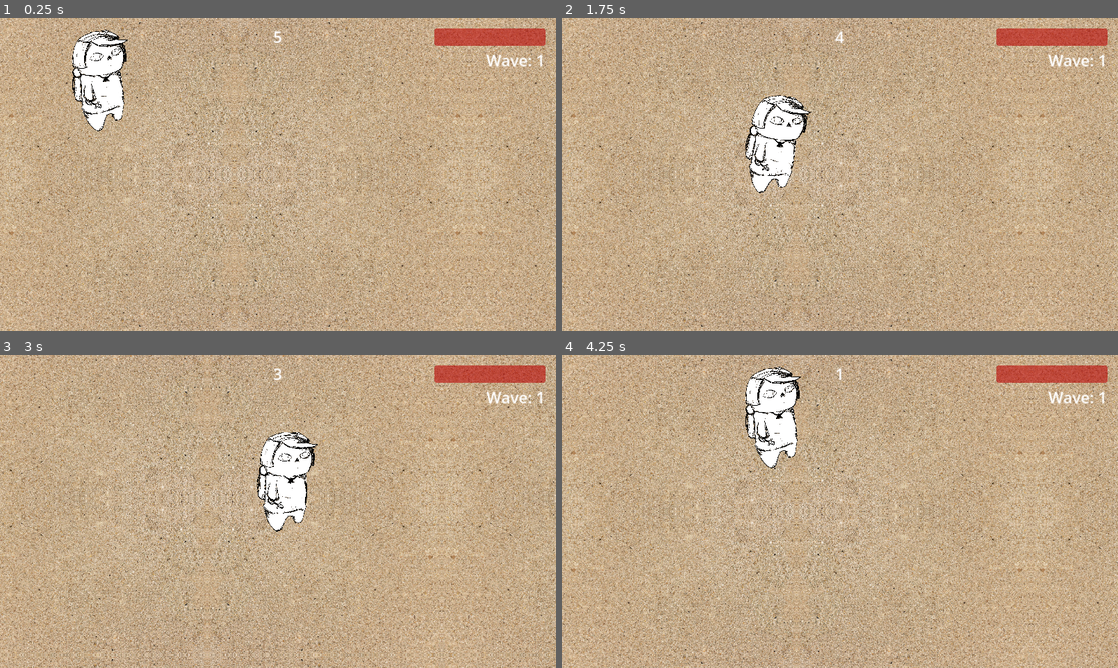
Above: before the commit, frames 1-4 (two rows, left to right).
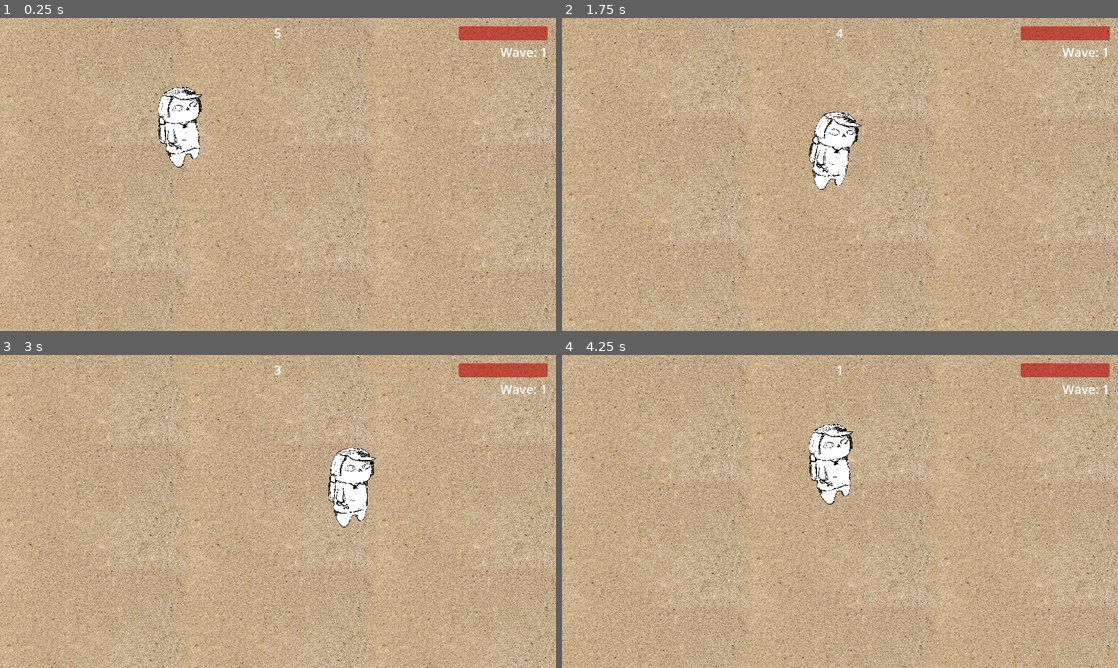
Above: after the commit, the same moments.

Repository: badzianga/johnnys-bazaar-adventure
Game: Godot game, scene res://Scenes/World/test_world.tscn
Same seed, same stepped clock (60 frames per second), same inputs: the game is played once before the commit and once after it.
Inputs:
- Up to frame 1 (0.25 s): no input
- Up to frame 2 (1.75 s): hold D (right) 0.53-1.28 s; tap Space (accept, bound only after the commit) at 0.6, 1.35 s; hold S (down) from 1.28 s (still down)
- Up to frame 3 (3 s): release S (down) at 2.03 s; hold D (right) 2.03-2.78 s; tap Space (accept, bound only after the commit) at 2.1, 2.85 s; hold W (up) from 2.78 s (still down)
- Up to frame 4 (4.25 s): release W (up) at 3.53 s; hold A (left) from 3.53 s (still down); tap Space (accept, bound only after the commit) at 3.6 s

The runs differ from the first frame. In frame 1, 51% of the frame differs, in the area x 0-100%, y 0-100%; in frame 2, 51%; in frame 3, 50%; in frame 4, 51%.

Commit message:
Changed window size, added dialogue system

Diff:
--- /dev/null
+++ b/Assets/Dialogs/test_dialog.json
@@ -0,0 +1,5 @@
+[
+	{"Name": "X", "Text": "Test dialog... just checking if everything works properly."},
+	{"Name": "X", "Text": "Seems it works. Nice!"},
+	{"Name": "X", "Text": "Also checking long phrases... Longer... Much longer... Still not long enough... Aaaaand.... This should be fine."},
+]
--- a/Scenes/Bazaar/bazaar.tscn
+++ b/Scenes/Bazaar/bazaar.tscn
@@ -44,10 +44,14 @@
 
 [node name="Button" type="Button" parent="."]
 visible = false
-offset_left = 1262.0
+anchors_preset = 1
+anchor_left = 1.0
+anchor_right = 1.0
+offset_left = -19.0
 offset_top = 30.0
-offset_right = 1274.0
+offset_right = -7.0
 offset_bottom = 42.0
+grow_horizontal = 0
 
 [connection signal="timeout" from="Timer" to="." method="_on_timer_timeout"]
 [connection signal="pressed" from="Button" to="." method="_on_button_pressed"]
--- /dev/null
+++ b/Scenes/DialogueSystem/dialogue_system.gd
@@ -0,0 +1,63 @@
+extends CanvasLayer
+
+
+@export_file("*.json") var _dialog_path: String
+@export var _text_speed := 0.025
+
+var _dialog: Array
+var _phrase_number := 0
+var _finished := false
+
+@onready var _name_label := $Box/NameLabel
+@onready var _text_label := $Box/TextLabel
+@onready var _indicator := $Box/Indicator
+@onready var _timer := $Timer
+
+
+func _ready() -> void:
+	$Timer.wait_time = _text_speed
+	_dialog = _get_dialog()
+	_next_phrase()
+
+
+func _process(_delta: float) -> void:
+	_indicator.visible = _finished
+	print(_finished)
+	if Input.is_action_just_pressed("accept"):
+		if _finished:
+			_next_phrase()
+		else:
+			_text_label.visible_characters = len(_text_label.text)
+
+
+func _get_dialog() -> Array:
+	var file := FileAccess.open(_dialog_path, FileAccess.READ)
+	var content := file.get_as_text()
+
+	var json: Array = JSON.parse_string(content)
+
+	if typeof(json) == TYPE_ARRAY:
+		return json
+	else:
+		return []
+
+
+func _next_phrase() -> void:
+	if _phrase_number >= len(_dialog):
+		queue_free()
+		return
+
+	_finished = false
+
+	_name_label.bbcode_text = _dialog[_phrase_number]["Name"]
+	_text_label.bbcode_text = _dialog[_phrase_number]["Text"]
+
+	_text_label.visible_characters = 0
+	while _text_label.visible_characters < len(_text_label.text):
+		_text_label.visible_characters += 1
+
+		_timer.start()
+		await _timer.timeout
+
+	_finished = true
+	_phrase_number += 1
--- /dev/null
+++ b/Scenes/DialogueSystem/dialogue_system.tscn
@@ -0,0 +1,99 @@
+[gd_scene load_steps=6 format=3 uid="uid://c2tkw3noycke4"]
+
+[ext_resource type="Script" path="res://Scenes/DialogueSystem/dialogue_system.gd" id="1_430ix"]
+[ext_resource type="Texture2D" uid="uid://wc7xyco7ccd2" path="res://Assets/Player/player.png" id="1_ceq13"]
+
+[sub_resource type="Animation" id="Animation_t7bfj"]
+resource_name = "move"
+length = 0.6
+loop_mode = 1
+tracks/0/type = "value"
+tracks/0/imported = false
+tracks/0/enabled = true
+tracks/0/path = NodePath(".:position")
+tracks/0/interp = 1
+tracks/0/loop_wrap = true
+tracks/0/keys = {
+"times": PackedFloat32Array(0, 0.3),
+"transitions": PackedFloat32Array(1, 1),
+"update": 0,
+"values": [Vector2(956, 140), Vector2(956, 160)]
+}
+
+[sub_resource type="Animation" id="Animation_pnfj1"]
+length = 0.001
+tracks/0/type = "value"
+tracks/0/imported = false
+tracks/0/enabled = true
+tracks/0/path = NodePath(".:position")
+tracks/0/interp = 1
+tracks/0/loop_wrap = true
+tracks/0/keys = {
+"times": PackedFloat32Array(0),
+"transitions": PackedFloat32Array(1),
+"update": 0,
+"values": [Vector2(956, 140)]
+}
+
+[sub_resource type="AnimationLibrary" id="AnimationLibrary_74lae"]
+_data = {
+"RESET": SubResource("Animation_pnfj1"),
+"move": SubResource("Animation_t7bfj")
+}
+
+[node name="DialogueSystem" type="CanvasLayer"]
+script = ExtResource("1_430ix")
+_dialog_path = "res://Assets/Dialogs/test_dialog.json"
+
+[node name="Portrait" type="TextureRect" parent="."]
+offset_left = 48.0
+offset_top = 184.0
+offset_right = 856.0
+offset_bottom = 1248.0
+texture = ExtResource("1_ceq13")
+expand_mode = 1
+flip_h = true
+
+[node name="Box" type="ColorRect" parent="."]
+anchors_preset = 12
+anchor_top = 1.0
+anchor_right = 1.0
+anchor_bottom = 1.0
+offset_left = 300.0
+offset_top = -250.0
+offset_right = -300.0
+offset_bottom = -50.0
+grow_horizontal = 2
+grow_vertical = 0
+color = Color(0.862745, 0.666667, 0.313726, 1)
+
+[node name="NameLabel" type="RichTextLabel" parent="Box"]
+layout_mode = 0
+offset_right = 996.0
+offset_bottom = 62.0
+theme_override_font_sizes/normal_font_size = 40
+bbcode_enabled = true
+text = "Name"
+
+[node name="TextLabel" type="RichTextLabel" parent="Box"]
+layout_mode = 0
+offset_left = 4.0
+offset_top = 62.0
+offset_right = 996.0
+offset_bottom = 198.0
+theme_override_font_sizes/normal_font_size = 32
+bbcode_enabled = true
+text = "Text"
+
+[node name="Indicator" type="Polygon2D" parent="Box"]
+position = Vector2(956, 140)
+polygon = PackedVector2Array(16, 0, -16, 0, 0, 16)
+
+[node name="AnimationPlayer" type="AnimationPlayer" parent="Box/Indicator"]
+autoplay = "move"
+libraries = {
+"": SubResource("AnimationLibrary_74lae")
+}
+
+[node name="Timer" type="Timer" parent="."]
+one_shot = true
--- a/Scenes/World/test_world.tscn
+++ b/Scenes/World/test_world.tscn
@@ -35,16 +35,17 @@
 shape = SubResource("WorldBoundaryShape2D_wbn7u")
 
 [node name="Sand" type="Sprite2D" parent="."]
-texture_repeat = 3
+texture_repeat = 2
 texture = ExtResource("1_bdb67")
 centered = false
 region_enabled = true
 region_rect = Rect2(0, 0, 1600, 1152)
 
 [node name="Player" parent="." instance=ExtResource("2_3cp8h")]
-position = Vector2(223, 214)
+position = Vector2(512, 384)
 
 [node name="PlayerCamera" parent="Player" instance=ExtResource("3_jiv1g")]
+texture_filter = 6
 
 [node name="BottomRight" parent="Player/PlayerCamera/Positions" index="1"]
 position = Vector2(1600, 1152)
--- a/project.godot
+++ b/project.godot
@@ -22,8 +22,8 @@
 
 [display]
 
-window/size/viewport_width=1280
-window/size/viewport_height=720
+window/size/viewport_width=1600
+window/size/viewport_height=900
 window/stretch/mode="canvas_items"
 
 [filesystem]
@@ -56,6 +56,13 @@
 , Object(InputEventKey,"resource_local_to_scene":false,"resource_name":"","device":-1,"window_id":0,"alt_pressed":false,"shift_pressed":false,"ctrl_pressed":false,"meta_pressed":false,"pressed":false,"keycode":0,"physical_keycode":4194322,"key_label":0,"unicode":0,"echo":false,"script":null)
 ]
 }
+accept={
+"deadzone": 0.5,
+"events": [Object(InputEventKey,"resource_local_to_scene":false,"resource_name":"","device":-1,"window_id":0,"alt_pressed":false,"shift_pressed":false,"ctrl_pressed":false,"meta_pressed":false,"pressed":false,"keycode":0,"physical_keycode":32,"key_label":0,"unicode":32,"echo":false,"script":null)
+, Object(InputEventKey,"resource_local_to_scene":false,"resource_name":"","device":-1,"window_id":0,"alt_pressed":false,"shift_pressed":false,"ctrl_pressed":false,"meta_pressed":false,"pressed":false,"keycode":0,"physical_keycode":4194309,"key_label":0,"unicode":0,"echo":false,"script":null)
+, Object(InputEventMouseButton,"resource_local_to_scene":false,"resource_name":"","device":-1,"window_id":0,"alt_pressed":false,"shift_pressed":false,"ctrl_pressed":false,"meta_pressed":false,"button_mask":0,"position":Vector2(0, 0),"global_position":Vector2(0, 0),"factor":1.0,"button_index":1,"canceled":false,"pressed":false,"double_click":false,"script":null)
+]
+}
 
 [layer_names]
 
